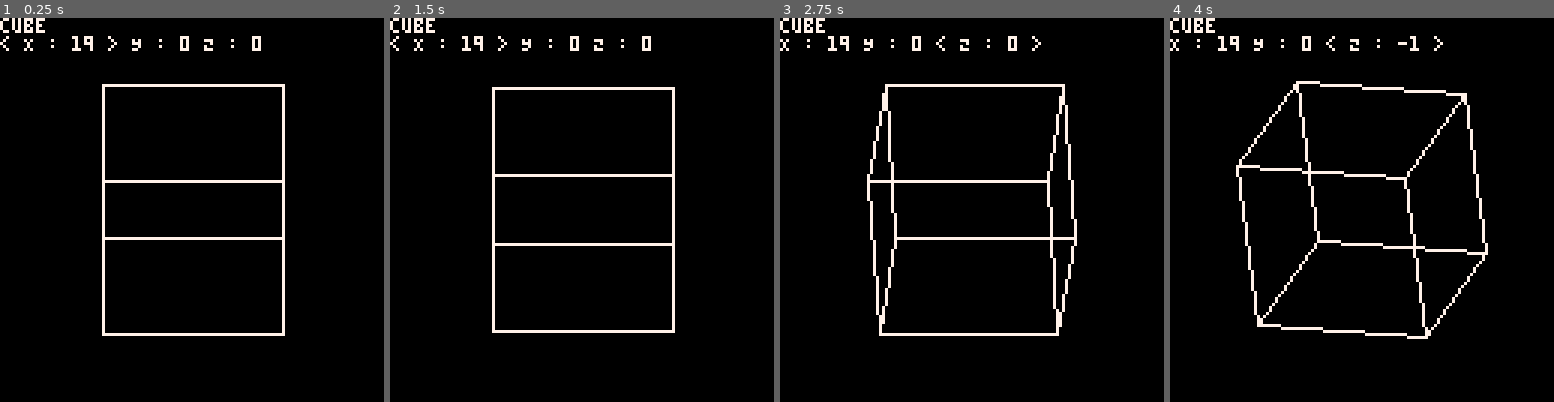
Above: before the commit, frames 1-4 (left to right).
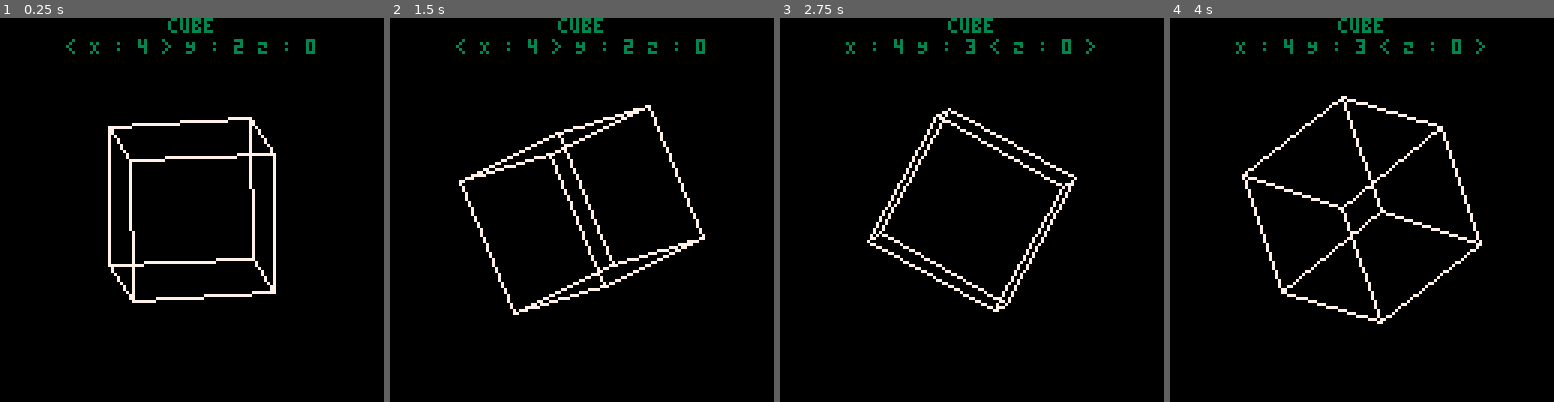
Above: after the commit, the same moments.

Repository: kakardo/Pico-8
Game: PICO-8 cartridge game carts/02 platonic solids viewer/platonic_solids_viewer.p8
Two runs of this game, one before a commit and one after it. Both use one fixed random seed, a clock stepped at 60 frames per second and the inputs below.
Inputs:
- Up to frame 1 (0.25 s): no input
- Up to frame 2 (1.5 s): no input
- Up to frame 3 (2.75 s): hold Right 1.6-2.1 s; hold Up 2.15-2.42 s; hold Right from 2.47 s (still down)
- Up to frame 4 (4 s): release Right at 3.03 s; hold Left 3.08-3.58 s; hold Down 3.63-3.97 s

The runs differ from the first frame. In frame 1, 6.2% of the frame differs, in the area x 0-83%, y 0-83%; in frame 2, 6.1%; in frame 3, 6.5%; in frame 4, 7.0%, in the area x 0-83%, y 0-84%.

Commit message:
Text is now centered.

Diff:
--- a/game carts/02 platonic solids viewer/main.lua
+++ b/game carts/02 platonic solids viewer/main.lua
@@ -75,10 +75,10 @@
 function _init()
 	center_x, center_y = 64, 64
 	color = 7
-	scale = 30
+	scale = 24
 
 	angle_x, angle_y, angle_z = 0, 0, 0
-	angle_x_step, angle_y_step, angle_z_step = 0.02, 0, 0
+	angle_x_step, angle_y_step, angle_z_step = 0.005, 0.003, 0.001
 
 	menu_x, menu_y, menu_z = 2, 0, 0
 	selected = 0
@@ -142,7 +142,6 @@
 		line(pointX1, pointY1, pointX2, pointY2, 7)
 	end
 
-	print("cube")
 
 	text_x = "X : "..flr(angle_x_step * 1000)
 	text_y = "Y : "..flr(angle_y_step * 1000)
@@ -156,7 +155,13 @@
 		text_z = "< "..text_z.." >"
 	end
 
-	print(text_x.." "..text_y.." "..text_z)
+	solid = "cube"
+	solid_centered = 64 - #solid * 2
+	print(solid, solid_centered, 0, 3)
+
+	angle_text = text_x.." "..text_y.." "..text_z
+	angle_centered = 64 - #angle_text * 2
+	print(angle_text, angle_centered, 7, 3)
 end
 
 -- LAST_LINE_MAIN_LUA
